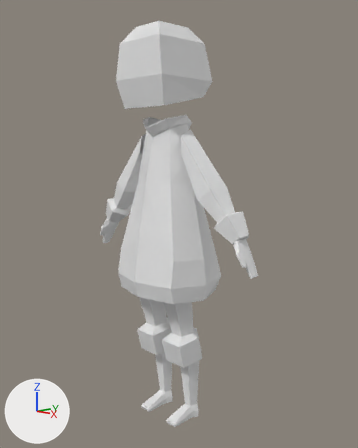
Two versions of the Blender file blender/lowpolygirl.blend, one commit apart.
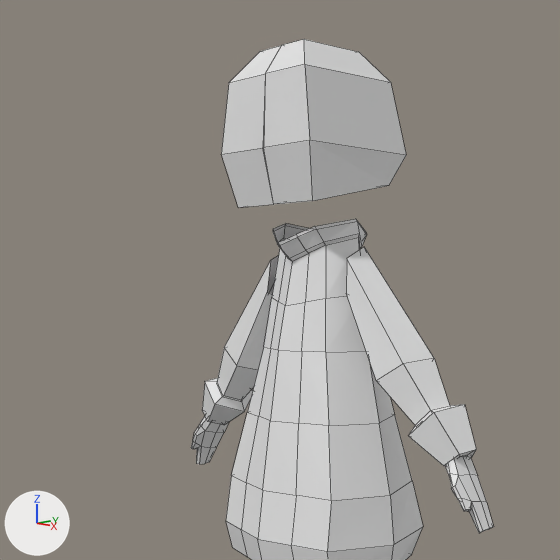
Old and new are each drawn whole from a 50 mm lens placed at (3.48, -3.11, 2.69), pointed at (0.07, 0.09, 1.96) and again close up on the part from 0% to 82% of the width and 0% to 65% of the height. The axes (+X, +Y, +Z) are drawn at lower left. The lights are the same throughout. The close-ups show mesh edges as thin lines.

Script lines for the objects in view, before the commit:
```python
me_cube_002 = bpy.data.meshes.new('Cube.002')
me_cube_002.from_pydata(...)  # 70 vertices, 54 faces; spans x 0.0..1.44, y -1.13..1.13, z -1.92..2.7
me_cube_003 = bpy.data.meshes.new('Cube.003')
me_cube_003.from_pydata(...)  # 16 vertices, 11 faces; spans x -0.01..1.01, y -1.07..0.84, z -0.85..1.38
me_cylinder_001 = bpy.data.meshes.new('Cylinder.001')
me_cylinder_001.from_pydata(...)  # 80 vertices, 66 faces; spans x -1.46..1.41, y -0.62..2.12, z -11.69..1.29
ob_arms = bpy.data.objects.new('arms', me_cylinder_001)
ob_arms.location = (0.334, -0.058, 2.71)
ob_arms.rotation_euler = (0.0, -0.552, 0.0)  # degrees (0, -32, 0)
ob_arms.scale = (0.11, 0.11, 0.11)
_m = ob_arms.modifiers.new('Mirror', 'MIRROR')
_m.mirror_object = ob_body2
ob_body2 = bpy.data.objects.new('body2', me_cube_002)
ob_body2.location = (0.0, 0.0, 2.001)
ob_body2.scale = (0.356, 0.356, 0.356)
_m = ob_body2.modifiers.new('Mirror', 'MIRROR')
_m.use_clip = True
ob_cube = bpy.data.objects.new('Cube', me_cube_003)
ob_cube.location = (0.0, 0.0, 3.298)
ob_cube.scale = (0.316, 0.316, 0.316)
_m = ob_cube.modifiers.new('Mirror', 'MIRROR')
_m.use_clip = True
```
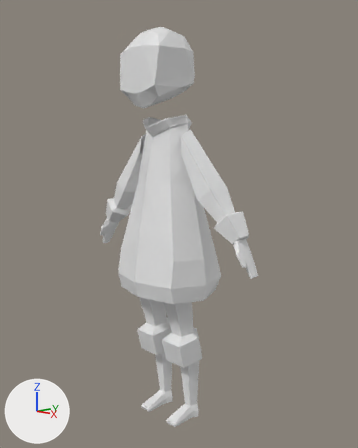
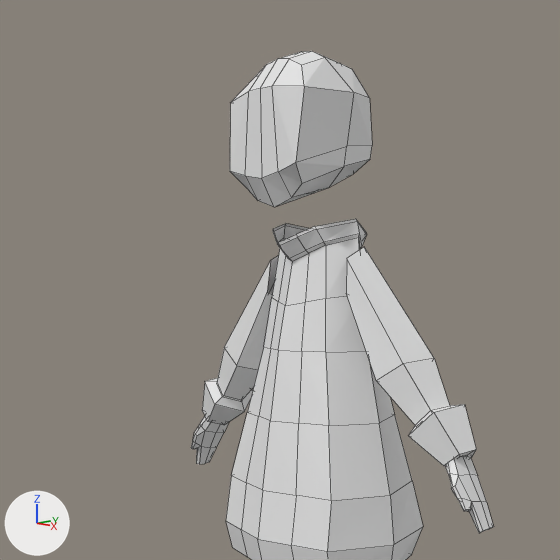
Changed parts and their boxes (x1, y1, x2, y2) in the close-ups (560 x 560 px):
'Cube', reshaped, moved, rescaled (23% narrower, 8% shorter)
    before: (221, 39, 406, 208)
    after: (230, 51, 372, 207)

What the commit changed:
me_cube_003 is used by ob_cube; location (0.0, 0.0, 3.298); scale (0.316, 0.316, 0.316).
me_cube_003 had 16 vertices, 11 faces and spanned x -0.01..1.01, y -1.07..0.84, z -0.85..1.38.
me_cube_003 now has 32 vertices, 26 faces and spans x 0.0..0.99, y -1.31..0.53, z -1.08..1.55.
me_cube_003 part 1: the whole mesh is rebuilt.
Object 'Cube' (ob_cube) moves from (0.0, 0.0, 3.298) to (0.0, 0.0, 3.307).
Object 'Cube' (ob_cube) is rescaled from (0.316, 0.316, 0.316) to (0.268, 0.268, 0.268).
